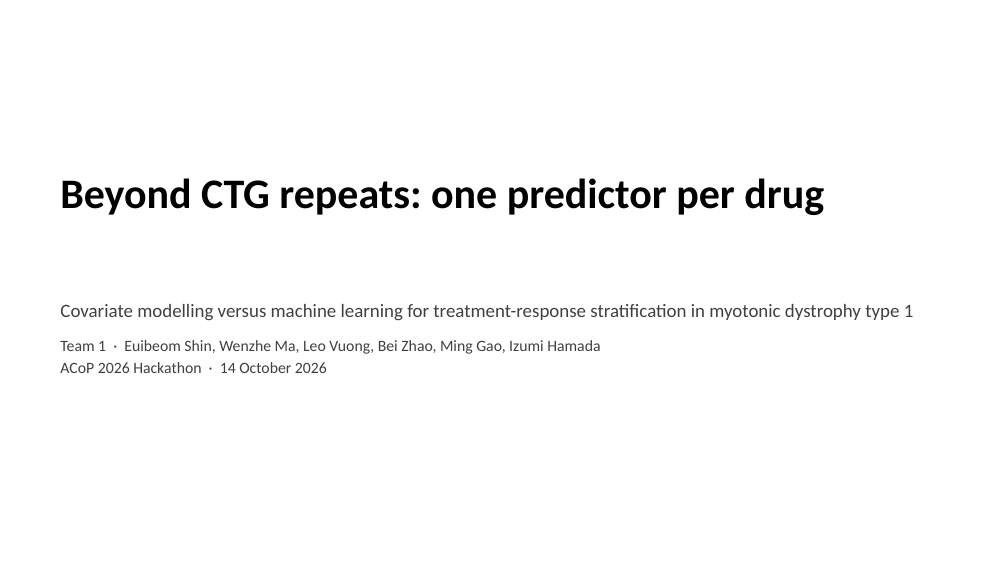
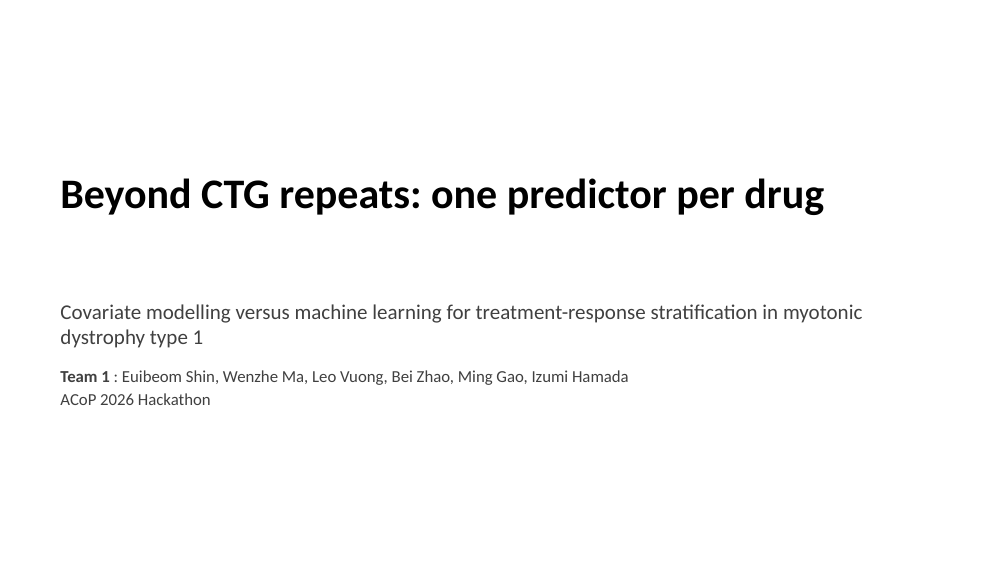
Before and after one commit to euibeom135-cell/acop2026-hackathon-team1, a slide deck: slide 1 of slides/Team1_DM1_slides.pptx. Drawn at 1008x567 pixels with LibreOffice and Linux fonts; fonts in the diff are those of the drawing. Boxes give left, top, right and bottom in pixels: in the first picture for what was removed or moved away, otherwise in the second. Text is boxed around its words. In the diff, an @@ line names an element or a change of style, - is before the commit and + after.

Commit message:
Deck: Euibeom's manual edits in PowerPoint

```diff
--- a/slides/Team1_DM1_slides.pptx
+++ b/slides/Team1_DM1_slides.pptx
@@ text at bbox=[60, 304, 862, 348]: size 18 to 20 pt in "Covariate modelling versus machine learning for treatment-re ..." @@
@@ text at bbox=[60, 370, 629, 405]: text changed; size 15 to 16 pt @@
-Team 1 · Euibeom Shin, Wenzhe Ma, Leo Vuong, Bei Zhao, Ming Gao, Izumi Hamada
-ACoP 2026 Hackathon · 14 October 2026
+Team 1 : Euibeom Shin, Wenzhe Ma, Leo Vuong, Bei Zhao, Ming Gao, Izumi Hamada
+ACoP 2026 Hackathon
```
Also in this commit, not shown: 3 other slides changed.
